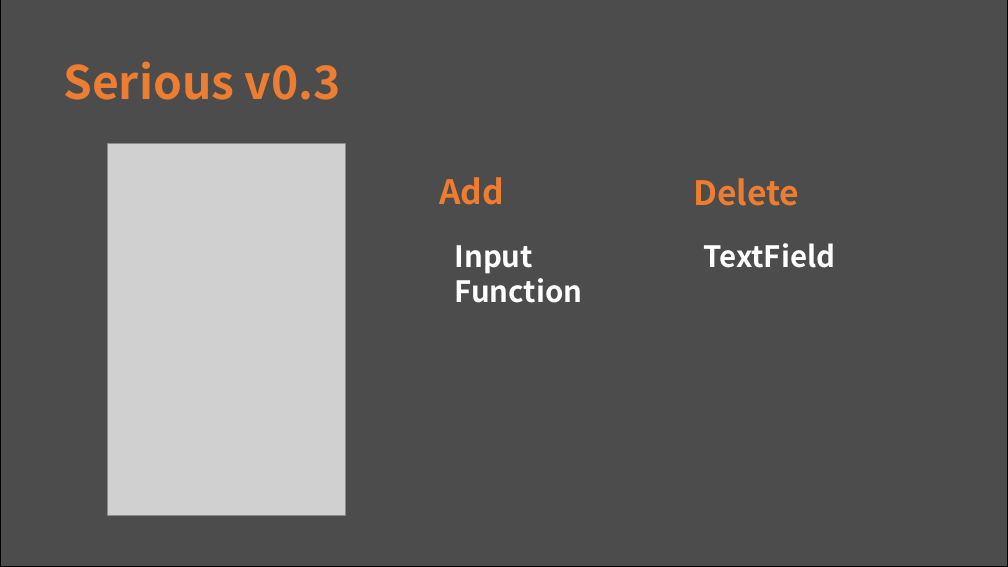
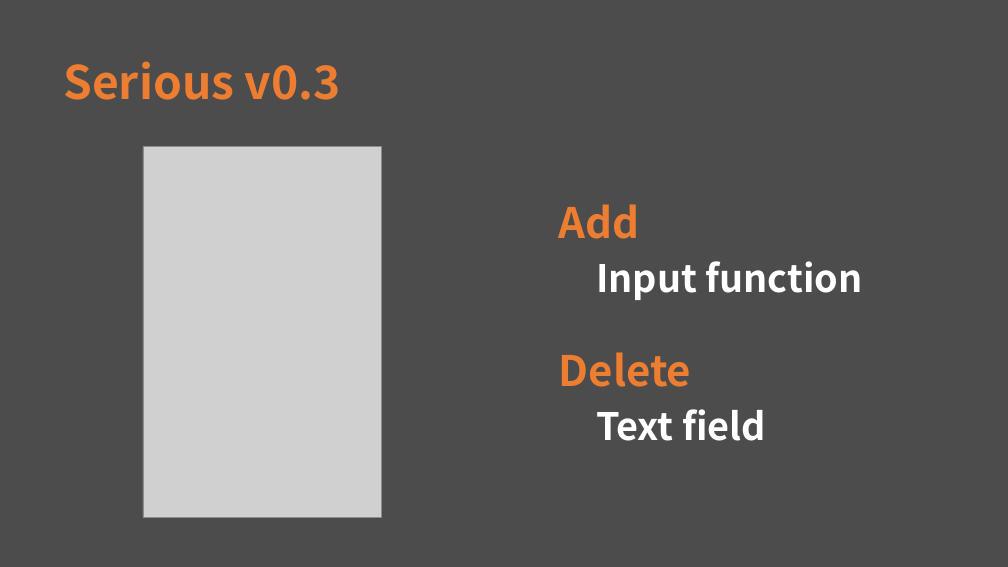
Before and after one commit to hbseo/desktop_calculator, a slide deck: slide 9 of simpsons.pptx. Drawn at 1008x567 pixels with LibreOffice and Linux fonts; fonts in the diff are those of the drawing; grey boxes stand for pictures. Boxes give left, top, right and bottom in pixels: in the first picture for what was removed or moved away, otherwise in the second. Text is boxed around its words. In the diff, an @@ line names an element or a change of style, - is before the commit and + after.

```diff
--- a/simpsons.pptx
+++ b/simpsons.pptx
@@ background #FFFFFF to #4C4C4C @@
@@ rectangle removed at <box>0,0,1008,567</box> @@
@@ picture: place and size @@
-picture at <box>107,144,346,515</box>
+picture at <box>143,147,381,518</box>
@@ text "Add": place and size @@
-text "Add" at <box>439,177,504,205</box>
+text "Add" at <box>559,204,640,239</box>
@@ text "Add" at <box>559,204,640,239</box>: size 32 to 40 pt @@
@@ text at <box>596,261,863,300</box>: text changed; size 28 to 36 pt @@
-Input Function
+Input function
@@ text removed at <box>704,243,836,268</box> @@
-TextField
@@ text "Delete" at <box>559,352,692,387</box>: size 32 to 40 pt @@
@@ text "Delete": place and size @@
-text "Delete" at <box>693,178,799,206</box>
+text "Delete" at <box>559,352,692,387</box>
@@ text added at <box>596,409,766,441</box>, 36 pt, text #FFFFFF, bold @@
+Text field
```
Also in this commit, not shown: 12 other slides changed.
